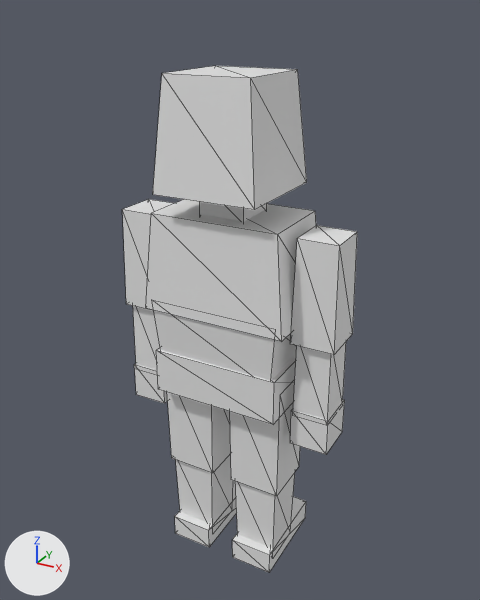
What one commit did to the glTF model web/public/models/villager-low.glb.
Both versions are drawn from a 50 mm lens placed at (0.58, -1.031, 1.102), pointed at (0.003, 0.018, 0.578). The lights are fixed; the arrows at lower left show +X, +Y and +Z. The older version comes first. Mesh edges are drawn as thin lines. Vertices at exactly the same position are counted once.

Script lines for the objects in view, before the commit:
```python
me_villager = bpy.data.meshes.new('villager')
me_villager.from_pydata(...)  # 136 vertices, 204 faces; spans x -0.228..0.228, y -0.11..0.125, z 0.0..1.005
ob_villager = bpy.data.objects.new('villager', me_villager)
ob_villager.location = (0.0, 0.0, 0.0)
```
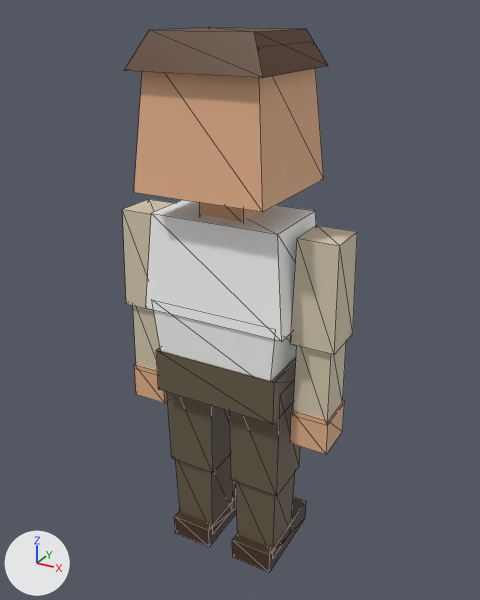
Location of each change, [x1, y1, x2, y2] in pixels of the pictures (480 x 600 px; the box of a moved part takes in the faces that stretch with it):
'villager', reshaped (8% taller): before [123, 66, 357, 572]; after [123, 27, 357, 572]
part 1 of me_villager, moved or reshaped: before [153, 66, 307, 210]; after [134, 68, 324, 212]
part 2 of me_villager, added (brown): after [124, 27, 328, 78]
part 3 of me_villager, recoloured: [123, 199, 357, 572] in both

The change, as a list of edits to the scene's bpy script:
```text
Add mat_defaultmaterial:
    mat_defaultmaterial = bpy.data.materials.new('DefaultMaterial')
    mat_defaultmaterial.use_nodes = True; mat_defaultmaterial.node_tree.nodes.clear()
    _N = mat_defaultmaterial.node_tree.nodes; _L = mat_defaultmaterial.node_tree.links
    n0 = _N.new('ShaderNodeOutputMaterial'); n0.name = 'Material Output'
    n1 = _N.new('ShaderNodeBsdfPrincipled'); n1.name = 'Principled BSDF'
    n2 = _N.new('ShaderNodeVertexColor'); n2.name = 'Color Attribute'
    _L.new(n1.outputs[0], n0.inputs[0])  # 'BSDF' to 'Surface'
    _L.new(n2.outputs[0], n1.inputs[0])  # 'Color' to 'Base Color'
Change me_villager:
    used by ob_villager; location = (0.0, 0.0, 0.0)
    remove me_villager.from_pydata(...)  # 136 vertices, 204 faces; spans x -0.228..0.228, y -0.11..0.125, z 0.0..1.005
    add me_villager.from_pydata(...)  # 144 vertices, 216 faces; spans x -0.228..0.228, y -0.135..0.125, z 0.0..1.07
    me_villager part 1: the loose piece of 8 vertices spanning x -0.1..0.1, y -0.11..0.1, z 0.805..1.005 is scaled about its middle by (1.25, 1.19, 1.2), then moved by (0.0, 0.0, 0.025), in mat_defaultmaterial
    me_villager part 2
    8 vertices are added at x -0.125..0.125, y -0.135..0.115, z 1.01..1.07
    12 new faces join them
    me_villager part 3: 192 faces spanning x -0.228..0.228, y -0.09..0.125, z 0.0..0.825 switch from no material to mat_defaultmaterial
```
